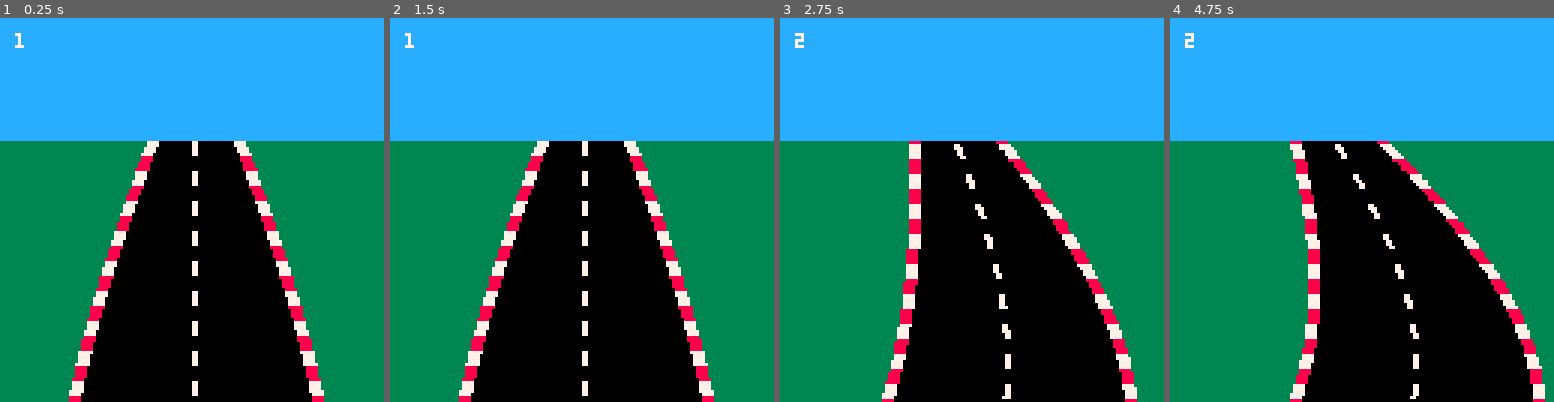
Above: before the commit, frames 1-4 (left to right).
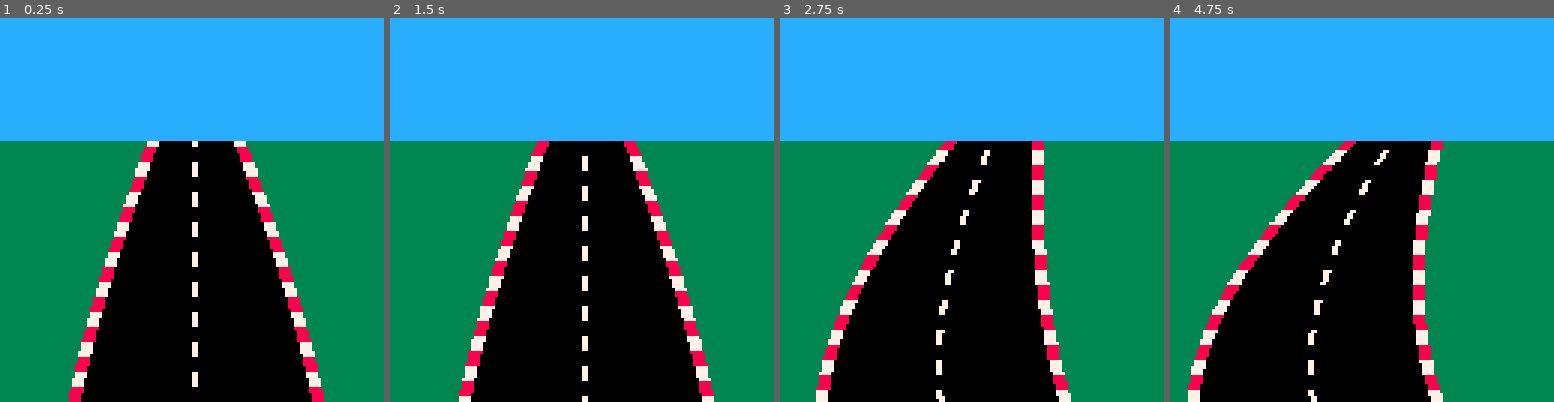
Above: after the commit, the same moments.

Repository: BenAttenborough/picoracer
Game: PICO-8 cartridge kia.p8
Same seed, same stepped clock (60 frames per second), same inputs: the game is played once before the commit and once after it.
Inputs:
- Up to frame 1 (0.25 s): no input
- Up to frame 2 (1.5 s): no input
- Up to frame 3 (2.75 s): hold Right 1.6-2.1 s; hold Up 2.15-2.42 s; hold Right from 2.47 s (still down)
- Up to frame 4 (4.75 s): release Right at 3.03 s; hold Left 3.08-3.58 s; hold Down 3.63-3.97 s; hold Right 4.02-4.68 s; hold Up from 4.73 s (still down)

The runs differ from the first frame. In frame 1, 3.2% of the frame differs, in the area x 3-85%, y 3-99%; in frame 2, 5.4%; in frame 3, 21%; in frame 4, 28%, in the area x 3-98%, y 3-100%.

Commit message:
Create illusion of movement

Diff:
--- a/main.lua
+++ b/main.lua
@@ -15,6 +15,7 @@
     count = 1
     slowCount = 1
     movementCount = 1
+    toggle = false
     Dlog("Initialise log", true)
 end
 
@@ -26,8 +27,9 @@
         slowCount += 1
         slowCount = slowCount % 5
     end
+    movementCount += 1
+    if movementCount == 5 then toggle = not toggle end
     movementCount = movementCount % 5
-
 end
 
 function _draw()
@@ -37,11 +39,20 @@
     drawRightRoadEdge()
     drawSky()
     -- print(slowCount,5,5,7)
-    print(movementCount,5,5,7)
+    -- print(movementCount,5,5,7)
+    -- print(toggle,5,12,7)
 end
 
 function input()
     if (btn(0)) then
+        leftBezierAnchorX += 1
+        rightBezierAnchorX += 1
+        centralBezierAnchorX += 1
+        leftBezierTopX -= horzMovementInterval
+        rightBezierTopX -= horzMovementInterval
+        centralBezierTopX -= horzMovementInterval
+    end
+    if (btn(1)) then
         leftBezierAnchorX -= 1
         rightBezierAnchorX -= 1
         centralBezierAnchorX -= 1
@@ -49,24 +60,14 @@
         rightBezierTopX += horzMovementInterval
         centralBezierTopX += horzMovementInterval
     end
-    if (btn(1)) then
-        leftBezierAnchorX += 1
-        rightBezierAnchorX += 1
-        centralBezierAnchorX += 1
-        leftBezierTopX -= horzMovementInterval
-        rightBezierTopX -= horzMovementInterval
-        centralBezierTopX -= horzMovementInterval
-    end
-    if (btnp(2)) then
-        movementCount += 1
-        -- bezierAnchorY -= 1
-        -- bezierAnchorY -= 1
-    end
-    if (btnp(3)) then
-        movementCount -= 1
-        -- bezierAnchorY += 1
-        -- bezierAnchorY += 1
-    end
+    -- if (btnp(2)) then
+    --     movementCount += 1
+    --     if movementCount == 5 then toggle = not toggle end
+    -- end
+    -- if (btnp(3)) then
+    --     movementCount -= 1
+    --     if movementCount == 0 then toggle = not toggle end
+    -- end
 end
 
 function drawSky()
@@ -116,47 +117,28 @@
     end
 end
 
--- function toggleColour(originalCol,c1,c2)
---     if originalCol == c1 then return c2 else return c1
---     end
+-- function toggleCurbColours()
+--     local temp = c1
+--     c1 = c2
+--     c2 = temp
 -- end
 
-function toggleCurbColours()
-    local temp = c1
-    c1 = c2
-    c2 = temp
-end
-
 function drawqbcAlternating(x1,y1,x2,y2,x3,y3,n,w,c1,c2)
-    -- if movementCount == 0 then
-    --     local temp = c1
-    --     c1 = c2
-    --     c2 = temp
-    -- end
+    if toggle then
+        local temp = c1
+        c1 = c2
+        c2 = temp
+    end
     local initY = qbcvector(y1,y2,y3,1/n)
-    -- print("initY",5,10,7)
-    -- Dlog(initY)
     local colour = c1
-    -- if slowCount == 0 then
-    --     colour = c1
-    -- else
-    --     colour = c2
-    -- end
-    -- if slowCount == 4 then toggleColour(colour,c1,c2) end
     for i = 1,n do
         local t = i/n
         local x = qbcvector(x1,x2,x3,t)
         local y = qbcvector(y1,y2,y3,t)
-        -- Dlog("Y: " .. y .. ", flr(y): " .. flr(y) .. "Toogle?: " .. (flr(y) % 5 == 1 and "True" or "false"))
-        -- Dlog("Y: " .. y .. ", flr(y): " .. flr(y) .. " Last digit: " .. flr(flr(y)%10))
-        -- if flr(y) % 5 == 1 then colour = toggleColour(colour,c1,c2) end
-
         if flr(flr(y)%10) >= movementCount and flr(flr(y)%10) < movementCount + 5 then colour = c1 else colour = c2 end
         for j = 0,(w-1) do
             pset(x+j,y,colour)
         end
-
-
     end
 end
 
@@ -165,7 +147,6 @@
         local t = i/n
         local x = qbcvector(x1,x2,x3,t)
         local y = qbcvector(y1,y2,y3,t)
-        -- count x to 128
         for newX = x,128 do
             pset(newX,y,c)
         end
